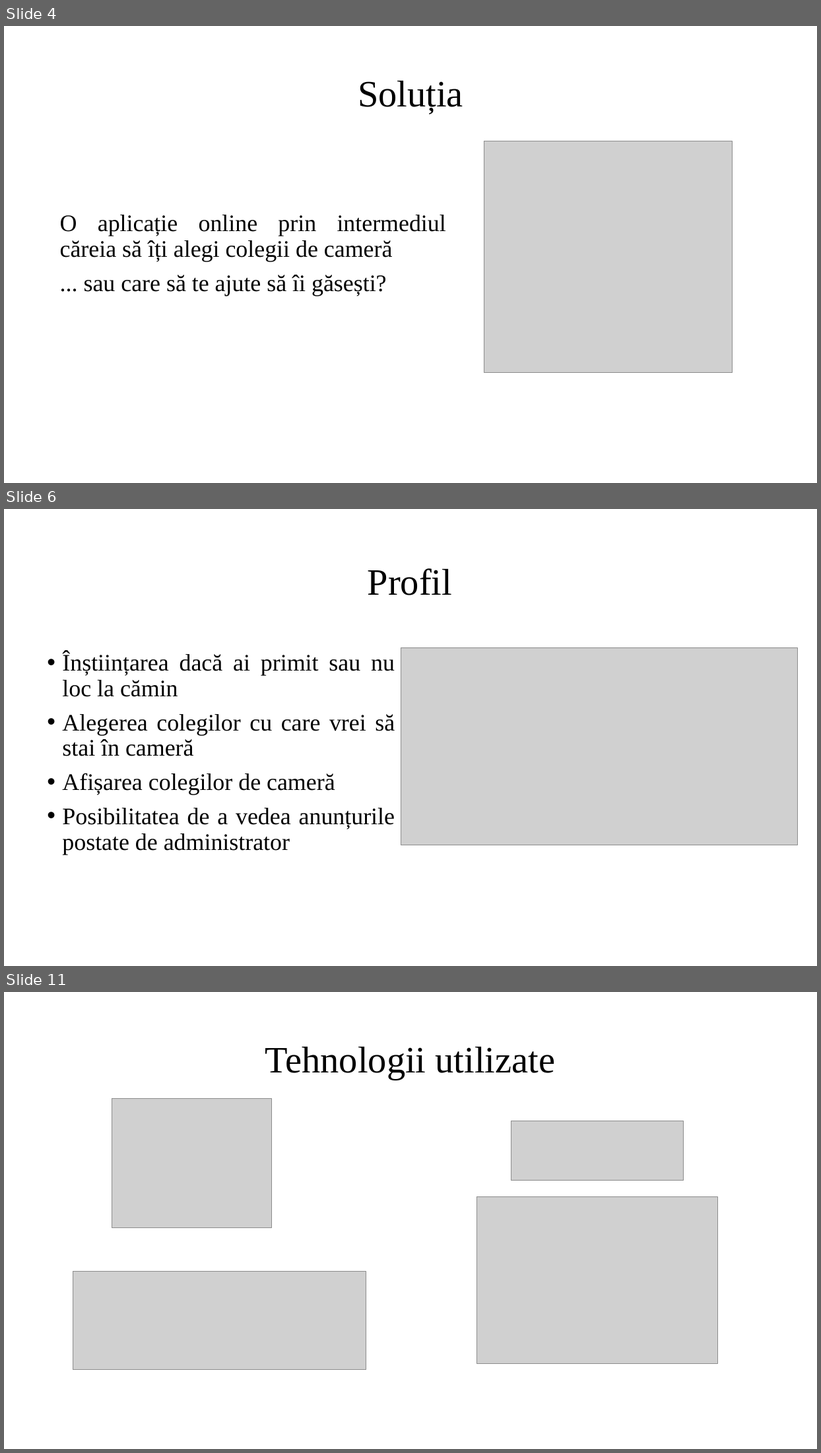
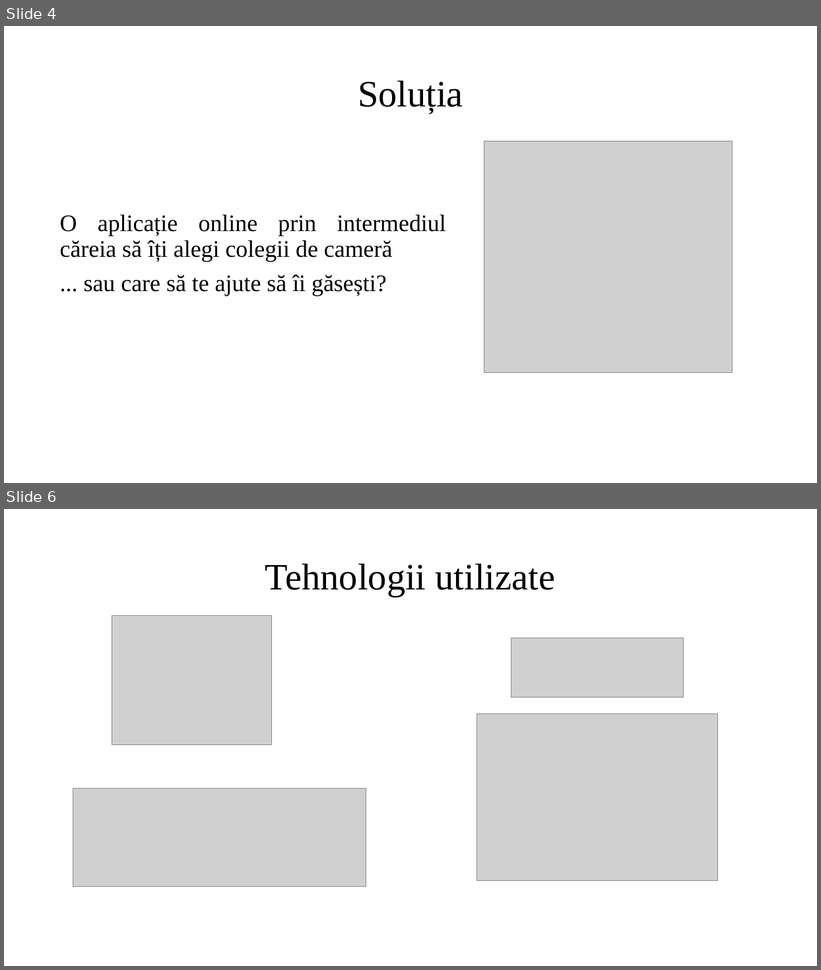
Before and after one commit to silviudragan/Stable-matching-roommates, a slide deck: Licenta2018DraganSilviu-Constantin/Prezentare.pptx. Shown one above the other, each under a label of ours: slides 4, 6 and 11 before the commit, slides 4 and 6 after it; the slides between them are not shown. The pictures are 821x1453 and 821x970 pixels, drawn with LibreOffice and Linux fonts; fonts in the diff are those of the drawing; grey boxes stand for pictures. Boxes give left, top, right and bottom in pixels: in the first picture for what was removed or moved away, otherwise in the second. Text is boxed around its words. In the diff, an @@ line names an element or a change of style, - is before the commit and + after.

```diff
--- a/Licenta2018DraganSilviu-Constantin/Prezentare.pptx
+++ b/Licenta2018DraganSilviu-Constantin/Prezentare.pptx
@@ slide 6 removed at bbox=[4, 509, 817, 966], background #FFFFFF @@
@@ title removed at bbox=[368, 568, 452, 595] @@
-Profil
@@ text removed at bbox=[62, 653, 395, 855] @@
-• Înștiințarea dacă ai primit sau nu loc la cămin
-• Alegerea colegilor cu care vrei să stai în cameră
-• Afișarea colegilor de cameră
-• Posibilitatea de a vedea anunțurile postate de administrator
@@ picture removed at bbox=[401, 648, 797, 845] @@
@@ what was slide 11 is now slide 6 @@
```
Also in this commit, not shown: 8 slides changed, 3 slides added, 3 other slides removed.
